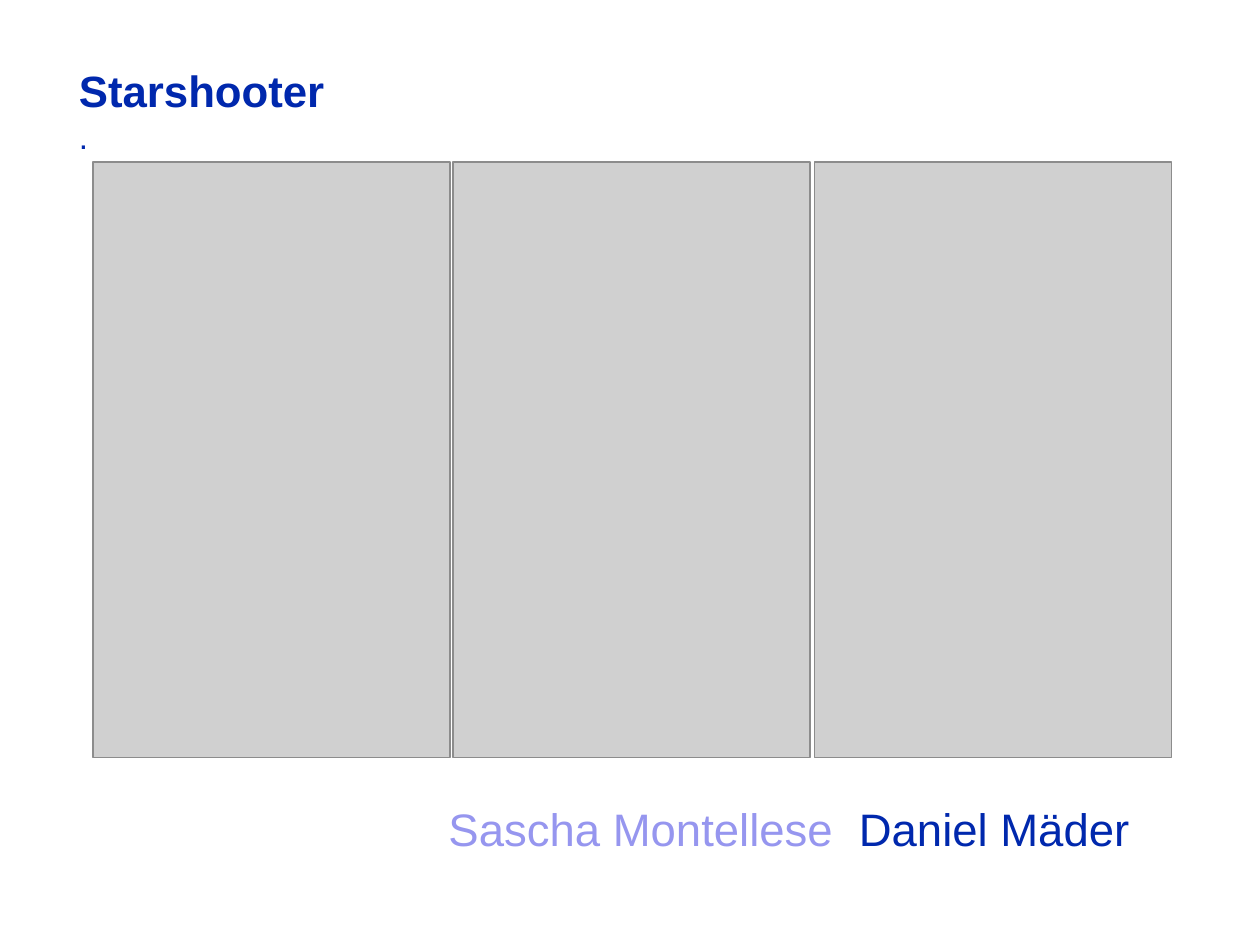
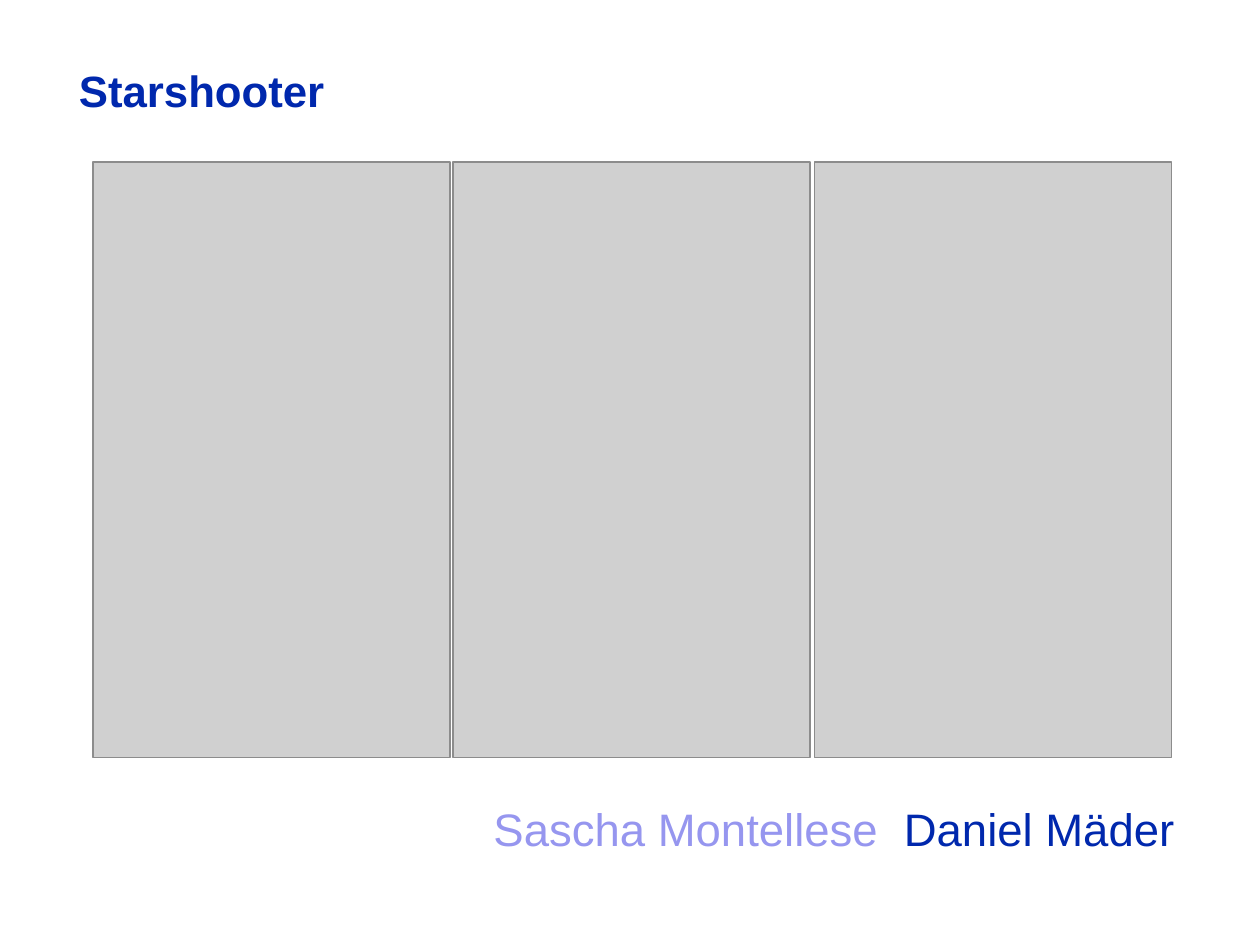
Before and after one commit to Montellese/TSM_MobOp, a slide deck: slide 1 of Starshooter.pptx. Drawn at 1260x945 pixels with LibreOffice and Linux fonts; fonts in the diff are those of the drawing; grey boxes stand for pictures; background and template pictures are left out. Boxes give left, top, right and bottom in pixels: in the first picture for what was removed or moved away, otherwise in the second. Text is boxed around its words. In the diff, an @@ line names an element or a change of style, - is before the commit and + after.

```diff
--- a/Starshooter.pptx
+++ b/Starshooter.pptx
@@ text removed at (x1=79, y1=116, x2=1192, y2=156) @@
-.
@@ text "Sascha Montellese Daniel Mäder" moved from (x1=448, y1=813, x2=1129, y2=847) to (x1=493, y1=813, x2=1174, y2=847) @@
```
Also in this commit, not shown: 11 other slides changed, 1 slide added, 3 other files.
